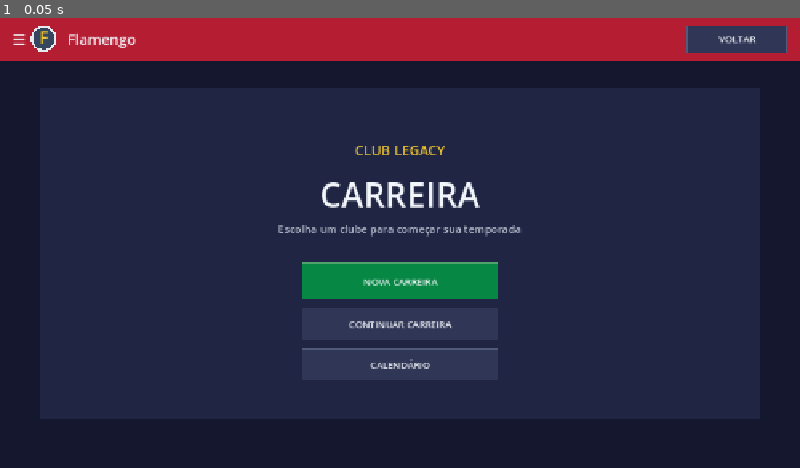
Above: before the commit, frame 1.
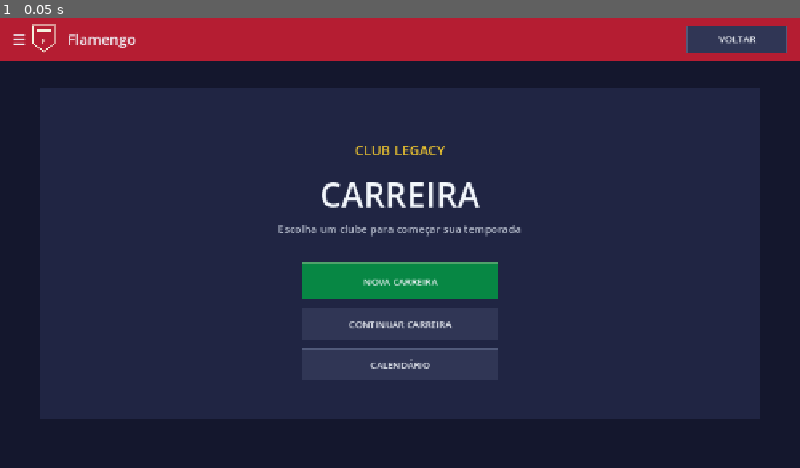
Above: after the commit, the same moment.

Repository: TeteuzinBr/Club-Legacy
Game: Godot game, scene res://Main.tscn
The game is run twice, just before and just after one commit, with the same random seed, the same clock (stepped at 60 frames per second) and the same inputs.
Inputs:
- Up to frame 1 (0.05 s): no input

The runs differ from the first frame. In frame 1, 0.2% of the frame differs, in the area x 3-7%, y 1-8%.

Commit message:
Baixar bandeiras e escudos no jogo

Diff:
--- a/Main.tscn
+++ b/Main.tscn
@@ -2,5 +2,5 @@
 
 [ext_resource type="Script" path="res://scripts/game.gd" id="1_game"]
 
-[node name="MundoDoFutebol" type="Node2D"]
+[node name="ClubLegacy" type="Node2D"]
 script = ExtResource("1_game")
--- a/scripts/game.gd
+++ b/scripts/game.gd
@@ -107,9 +107,18 @@
 var sim_result_away_score := 0
 var market_candidates: Array[Dictionary] = []
 var transfer_offer: Dictionary = {}
+var asset_http: HTTPRequest
+var asset_queue: Array[Dictionary] = []
+var active_asset_request: Dictionary = {}
+var asset_textures: Dictionary = {}
+var asset_requests_started: Dictionary = {}
 
 func _ready() -> void:
 	rng.randomize()
+	asset_http = HTTPRequest.new()
+	asset_http.timeout = 15.0
+	asset_http.request_completed.connect(_on_asset_download_completed)
+	add_child(asset_http)
 	_load_save()
 	queue_redraw()
 
@@ -916,6 +925,48 @@
 	draw_rect(rect, Color("4fa26b") if active else Color("515a7a"), false, 1.0)
 	_label(text, rect.position.x + 10, rect.position.y + rect.size.y * 0.62, 15, TEXT, rect.size.x - 20, HORIZONTAL_ALIGNMENT_CENTER)
 
+func _remote_asset_texture(cache_key: String, url: String) -> Texture2D:
+	if asset_textures.has(cache_key): return asset_textures[cache_key] as Texture2D
+	var cache_path := "user://asset-cache/%s.svg" % cache_key
+	if FileAccess.file_exists(cache_path):
+		var cached_bytes := FileAccess.get_file_as_bytes(cache_path)
+		var cached_image := Image.new()
+		if cached_image.load_svg_from_string(cached_bytes.get_string_from_utf8()) == OK:
+			var cached_texture := ImageTexture.create_from_image(cached_image)
+			asset_textures[cache_key] = cached_texture
+			if not asset_requests_started.has(cache_key): _queue_asset_download(cache_key, url)
+			return cached_texture
+	if not asset_requests_started.has(cache_key): _queue_asset_download(cache_key, url)
+	return null
+
+func _queue_asset_download(cache_key: String, url: String) -> void:
+	asset_requests_started[cache_key] = true
+	asset_queue.append({"key":cache_key, "url":url})
+	_start_next_asset_download()
+
+func _start_next_asset_download() -> void:
+	if not active_asset_request.is_empty() or asset_queue.is_empty(): return
+	active_asset_request = asset_queue.pop_front()
+	var error: Error = asset_http.request(str(active_asset_request["url"]))
+	if error != OK:
+		active_asset_request = {}
+		_start_next_asset_download()
+
+func _on_asset_download_completed(_result: int, response_code: int, _headers: PackedStringArray, body: PackedByteArray) -> void:
+	if response_code == 200 and not active_asset_request.is_empty():
+		var image := Image.new()
+		if image.load_svg_from_string(body.get_string_from_utf8()) == OK:
+			var key: String = str(active_asset_request["key"])
+			asset_textures[key] = ImageTexture.create_from_image(image)
+			var cache_path := "user://asset-cache/%s.svg" % key
+			var absolute_dir := ProjectSettings.globalize_path(cache_path.get_base_dir())
+			DirAccess.make_dir_recursive_absolute(absolute_dir)
+			var cache_file := FileAccess.open(cache_path, FileAccess.WRITE)
+			if cache_file != null: cache_file.store_buffer(body)
+			queue_redraw()
+	active_asset_request = {}
+	_start_next_asset_download()
+
 func _topbar(title: String, sub: String = "") -> void:
 	draw_rect(Rect2(0, 0, W, 70), WSC_GREEN, true)
 	draw_circle(Vector2(48, 35), 25, Color("f2f2e7"))
@@ -1024,7 +1075,13 @@
 		var row_y: float = 181 + i * 40
 		if i == league_index: draw_rect(Rect2(52, row_y, 546, 39), Color("3c5367"), true)
 		var flag_path := "res://assets/flag-icons/flags/4x3/%s.svg" % LEAGUES[i]["flag"]
-		if ResourceLoader.exists(flag_path): _draw_texture_fit(load(flag_path), Rect2(68, row_y + 8, 28, 20))
+		var flag_rect := Rect2(68, row_y + 8, 28, 20)
+		if ResourceLoader.exists(flag_path): _draw_texture_fit(load(flag_path), flag_rect)
+		else:
+			var flag_code: String = str(LEAGUES[i]["flag"])
+			var flag_texture := _remote_asset_texture("flags/4x3/%s" % flag_code, "https://raw.githubusercontent.com/lipis/flag-icons/refs/heads/main/flags/4x3/%s.svg" % flag_code)
+			if flag_texture != null: _draw_texture_fit(flag_texture, flag_rect)
+			else: _draw_flag(flag_code, flag_rect)
 		_label(str(LEAGUES[i]["country"]), 108, row_y + 26, 14, Color("f1f2f4"), 172)
 		_label(str(LEAGUES[i]["name"]), 286, row_y + 26, 12, Color("c1c9d4"), 156)
 		_label("★★★", 480, row_y + 26, 14, WSC_GOLD)
@@ -1062,11 +1119,67 @@
 	if ResourceLoader.exists(path):
 		_draw_texture_fit(load(path), rect)
 	else:
-		var radius: float = minf(rect.size.x, rect.size.y) * 0.45
-		draw_circle(rect.get_center(), radius, Color("e6e9ed"))
-		draw_circle(rect.get_center(), radius * 0.84, Color("35465e"))
-		var letter_size: int = clampi(int(minf(rect.size.x, rect.size.y) * 0.58), 11, 50)
-		_label(team.substr(0, 1), rect.position.x, rect.position.y + rect.size.y * 0.67, letter_size, WSC_GOLD, rect.size.x, HORIZONTAL_ALIGNMENT_CENTER)
+		var folder: String = str(league["folder"])
+		var remote_path := "logos/%s/%s" % [folder, file_name]
+		var logo_url := "https://raw.githubusercontent.com/JoseArroyave/football-logos/refs/heads/main/logos/%s/%s.svg" % [folder, file_name.uri_encode()]
+		var logo_texture := _remote_asset_texture(remote_path, logo_url)
+		if logo_texture != null: _draw_texture_fit(logo_texture, rect)
+		else: _draw_fallback_crest(team, rect)
+
+func _draw_fallback_crest(team: String, rect: Rect2) -> void:
+	var side: float = minf(rect.size.x, rect.size.y)
+	var center := rect.get_center()
+	var badge_rect := Rect2(center.x - side * 0.38, center.y - side * 0.45, side * 0.76, side * 0.9)
+	var badge_color: Color = _club_color(team)
+	var points := PackedVector2Array([
+		Vector2(badge_rect.position.x, badge_rect.position.y),
+		Vector2(badge_rect.end.x, badge_rect.position.y),
+		Vector2(badge_rect.end.x, badge_rect.position.y + badge_rect.size.y * 0.68),
+		Vector2(center.x, badge_rect.end.y),
+		Vector2(badge_rect.position.x, badge_rect.position.y + badge_rect.size.y * 0.68)
+	])
+	draw_colored_polygon(points, badge_color)
+	draw_polyline(PackedVector2Array([points[0], points[1], points[2], points[3], points[4], points[0]]), Color("f4f0dd"), maxf(1.0, side * 0.035), true)
+	draw_rect(Rect2(badge_rect.position.x + side * 0.12, badge_rect.position.y + side * 0.12, side * 0.52, side * 0.12), Color("f4f0dd"), true)
+	var initials := ""
+	for word in team.split(" ", false):
+		if not word.is_empty(): initials += word.substr(0, 1)
+	if initials.length() > 3: initials = initials.substr(0, 3)
+	var letter_size: int = clampi(int(side * 0.27), 9, 34)
+	_label(initials, badge_rect.position.x, center.y + side * 0.16, letter_size, Color("f4f0dd"), badge_rect.size.x, HORIZONTAL_ALIGNMENT_CENTER)
+
+func _draw_flag(code: String, rect: Rect2) -> void:
+	var colors: Array[Color] = []
+	match code:
+		"br": colors = [Color("168447"), Color("f4d12e"), Color("2456a6")]
+		"gb-eng": colors = [Color("ffffff"), Color("d51e36"), Color("ffffff")]
+		"es": colors = [Color("aa151b"), Color("f1bf00"), Color("aa151b")]
+		"it": colors = [Color("009246"), Color("ffffff"), Color("ce2b37")]
+		"pt": colors = [Color("006600"), Color("ff0000")]
+		"nl": colors = [Color("ae1c28"), Color("ffffff"), Color("21468b")]
+		"ar": colors = [Color("74acdf"), Color("ffffff"), Color("74acdf")]
+		"us": colors = [Color("b22234"), Color("ffffff"), Color("b22234"), Color("ffffff"), Color("b22234"), Color("ffffff"), Color("b22234")]
+		"jp": colors = [Color("ffffff")]
+		"mx": colors = [Color("006847"), Color("ffffff"), Color("ce1126")]
+		_: colors = [Color("ffffff"), Color("68758a"), Color("ffffff")]
+	draw_rect(rect, Color("ffffff"), true)
+	if code == "it" or code == "mx" or code == "pt":
+		var stripe_width: float = rect.size.x / float(colors.size())
+		for i in range(colors.size()):
+			draw_rect(Rect2(rect.position.x + stripe_width * i, rect.position.y, stripe_width + 0.5, rect.size.y), colors[i], true)
+	else:
+		var stripe_height: float = rect.size.y / float(colors.size())
+		for i in range(colors.size()):
+			draw_rect(Rect2(rect.position.x, rect.position.y + stripe_height * i, rect.size.x, stripe_height + 0.5), colors[i], true)
+	if code == "gb-eng":
+		draw_rect(Rect2(rect.position.x + rect.size.x * 0.42, rect.position.y, rect.size.x * 0.16, rect.size.y), Color("d51e36"), true)
+		draw_rect(Rect2(rect.position.x, rect.position.y + rect.size.y * 0.38, rect.size.x, rect.size.y * 0.24), Color("d51e36"), true)
+	elif code == "jp": draw_circle(rect.get_center(), rect.size.y * 0.27, Color("bc002d"))
+	elif code == "br":
+		var diamond := PackedVector2Array([rect.get_center() + Vector2(0, -rect.size.y * 0.32), rect.get_center() + Vector2(rect.size.x * 0.38, 0), rect.get_center() + Vector2(0, rect.size.y * 0.32), rect.get_center() + Vector2(-rect.size.x * 0.38, 0)])
+		draw_colored_polygon(diamond, Color("f4d12e"))
+		draw_circle(rect.get_center(), rect.size.y * 0.16, Color("2456a6"))
+	draw_rect(rect, Color("d7dce2"), false, 1.0)
 
 func _draw_team_badge(team: String, rect: Rect2) -> void:
 	for league in LEAGUES:
@@ -1084,6 +1197,12 @@
 	if file_name == "": return
 	var path := "res://assets/football-logos-source/logos/%s/%s" % [league["folder"], file_name]
 	if ResourceLoader.exists(path): _draw_texture_fit(load(path), rect)
+	else:
+		var folder: String = str(league["folder"])
+		var cache_key := "logos/%s/%s" % [folder, file_name.trim_suffix(".svg")]
+		var logo_url := "https://raw.githubusercontent.com/JoseArroyave/football-logos/refs/heads/main/logos/%s/%s" % [folder, file_name.uri_encode()]
+		var logo_texture := _remote_asset_texture(cache_key, logo_url)
+		if logo_texture != null: _draw_texture_fit(logo_texture, rect)
 
 func _draw_texture_fit(texture: Texture2D, rect: Rect2) -> void:
 	var source_size := texture.get_size()
